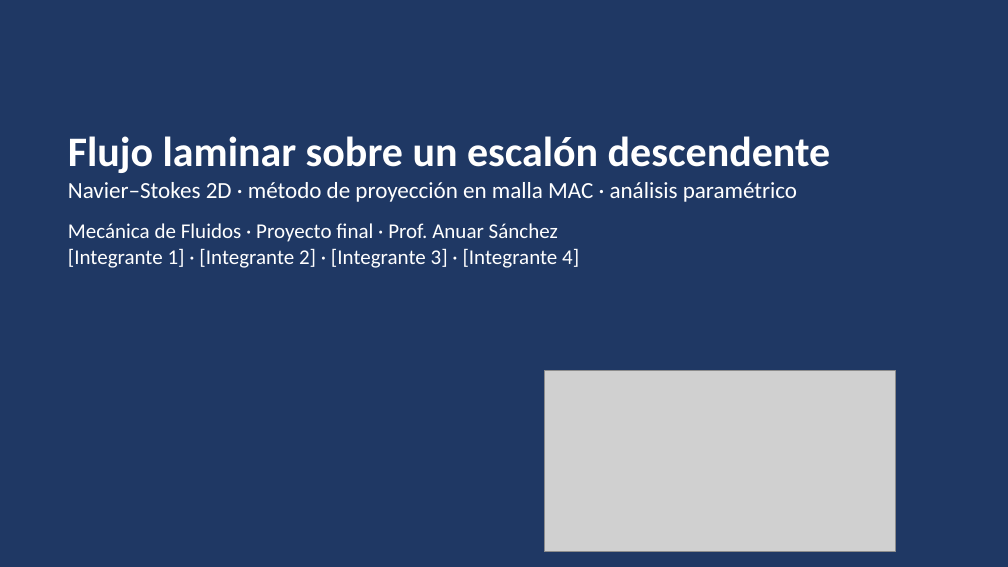
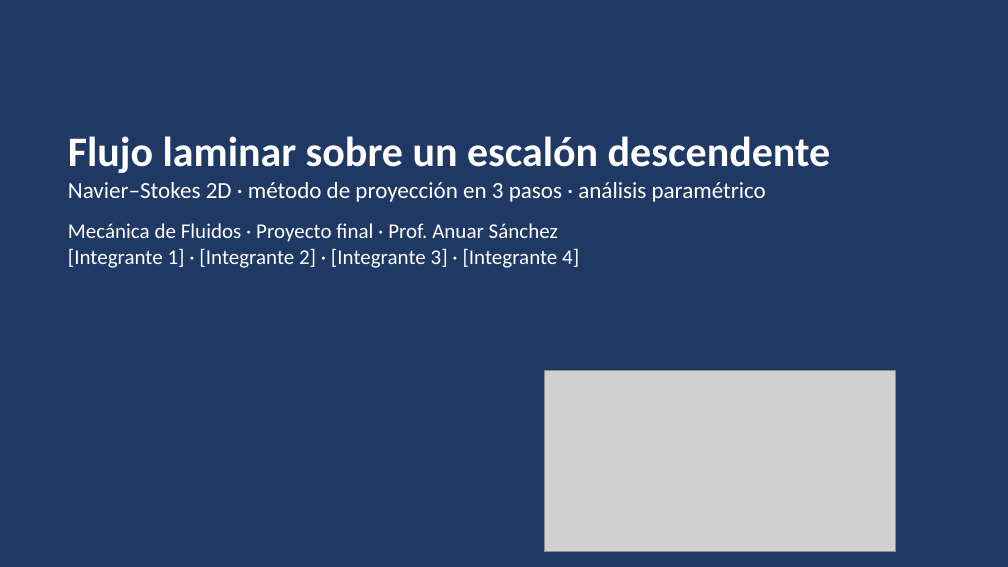
Before and after one commit to Ludwight/Ludwight, a slide deck: slide 1 of presentacion/presentacion.pptx. Drawn at 1008x567 pixels with LibreOffice and Linux fonts; fonts in the diff are those of the drawing; grey boxes stand for pictures. Boxes give left, top, right and bottom in pixels: in the first picture for what was removed or moved away, otherwise in the second. Text is boxed around its words. In the diff, an @@ line names an element or a change of style, - is before the commit and + after.

```diff
--- a/presentacion/presentacion.pptx
+++ b/presentacion/presentacion.pptx
@@ text at (x1=68, y1=182, x2=766, y2=202): text changed @@
-Navier–Stokes 2D · método de proyección en malla MAC · análisis paramétrico
+Navier–Stokes 2D · método de proyección en 3 pasos · análisis paramétrico
```
Also in this commit, not shown: 3 other slides changed, 2 slides added, 2 slides removed, 25 other files.
